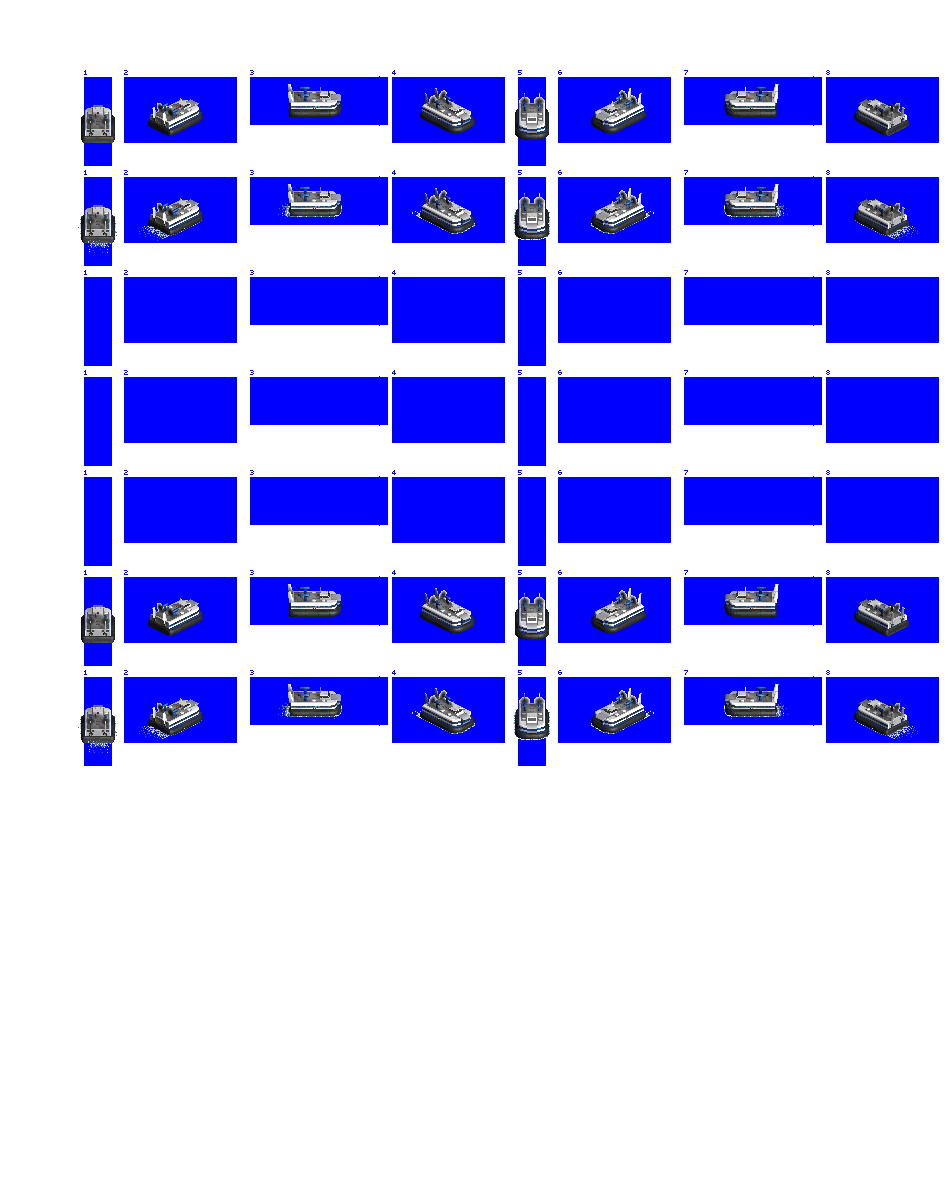
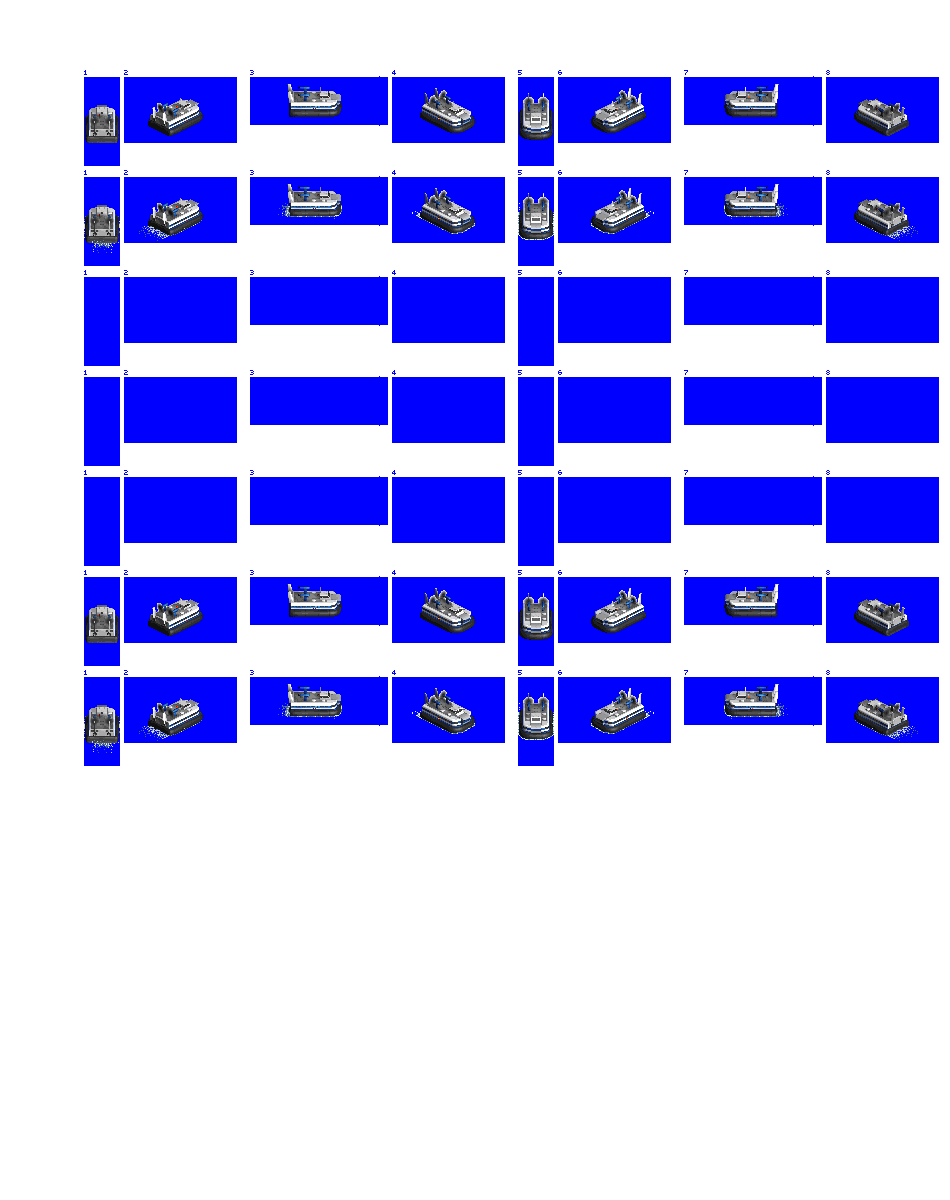
Layered file, before and after one edit (950 x 1200). Changes by layer:
painted on "prop / bow wash" over [78,203,554,753]
painted on "pikka zep" over [81,93,553,743]
renamed "Layer 1" to "Layer 2", painted on it over [78,77,554,766]
